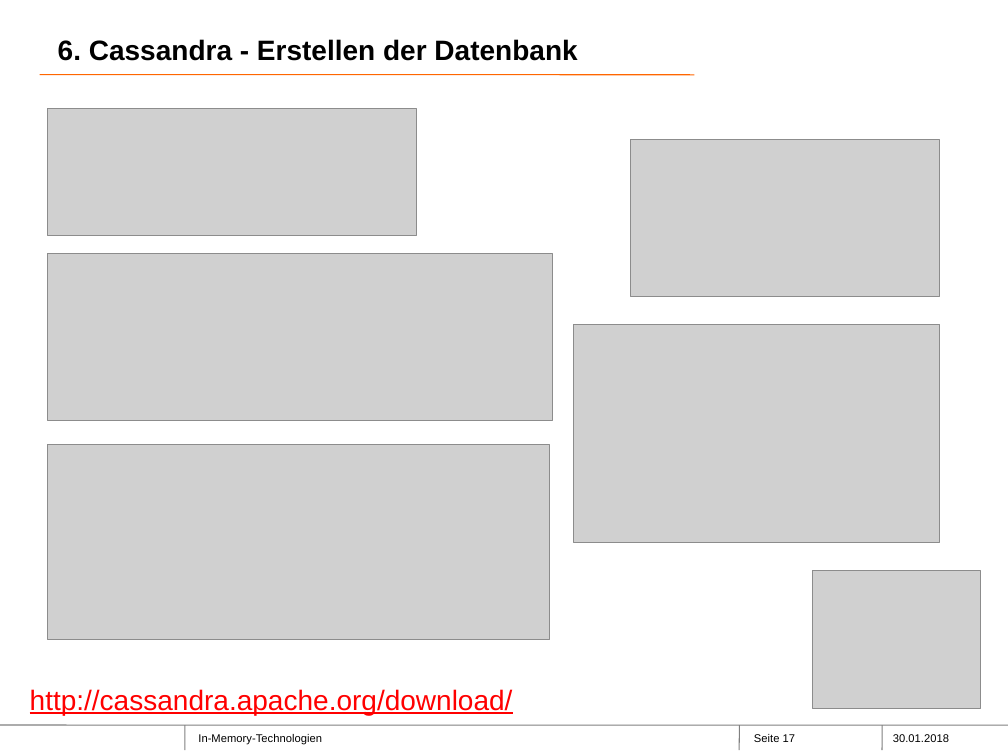
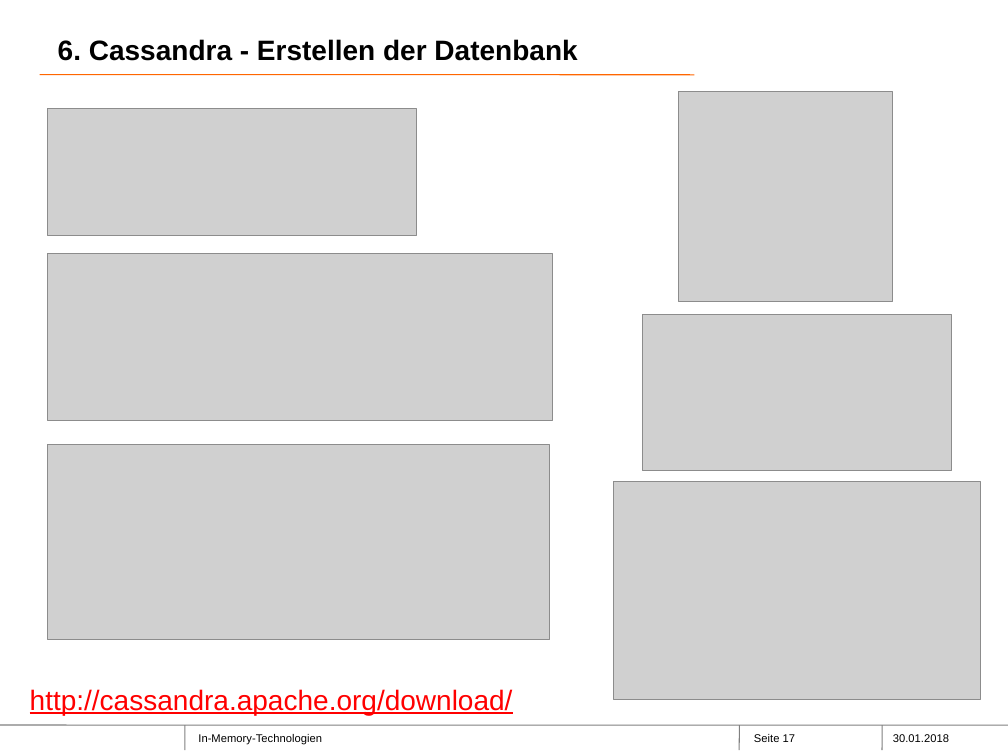
Before and after one commit to Philwi/ProjektseminarInMemory, a slide deck: slide 17 of FINAL.pptx. Drawn at 1008x756 pixels with LibreOffice and Linux fonts; fonts in the diff are those of the drawing; grey boxes stand for pictures; background and template pictures are left out. Boxes give left, top, right and bottom in pixels: in the first picture for what was removed or moved away, otherwise in the second. Text is boxed around its words. In the diff, an @@ line names an element or a change of style, - is before the commit and + after.

```diff
--- a/FINAL.pptx
+++ b/FINAL.pptx
@@ picture added at [678,92,892,301] @@
@@ picture: place and size @@
-picture at [631,140,939,296]
+picture at [642,314,951,471]
@@ picture: place and size @@
-picture at [574,324,940,541]
+picture at [614,481,981,699]
@@ picture removed at [812,571,981,708] @@
```
